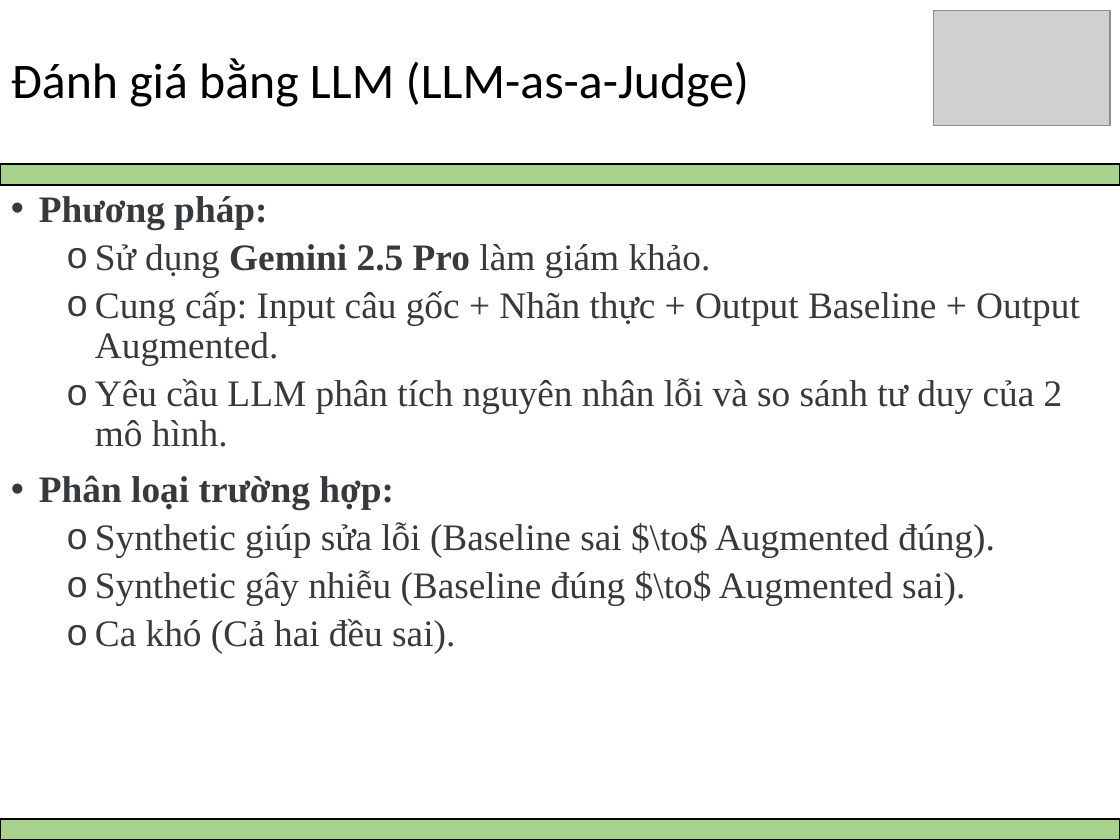
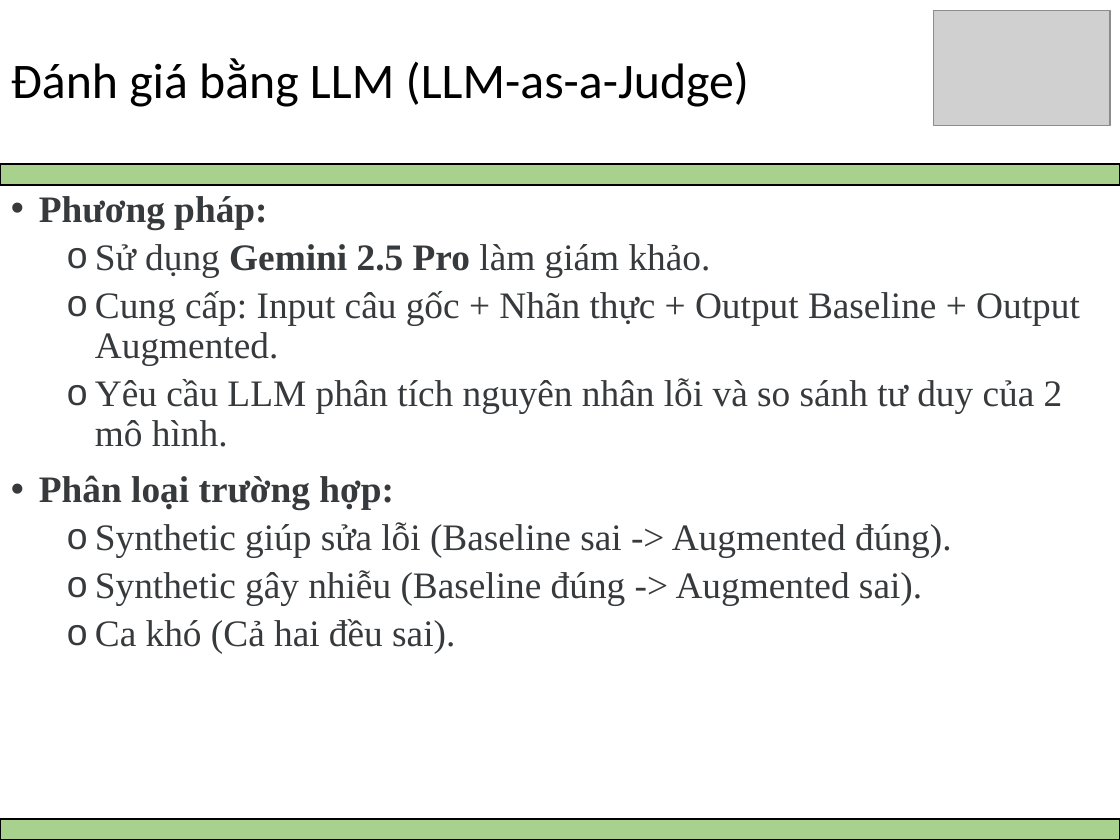
Before and after one commit to Minatozaki2912/NLP_Final, a slide deck: slide 42 of 52200157_52200158_52200159.pptx. Drawn at 1120x840 pixels with LibreOffice and Linux fonts; fonts in the diff are those of the drawing; grey boxes stand for pictures. Boxes give left, top, right and bottom in pixels: in the first picture for what was removed or moved away, otherwise in the second. Text is boxed around its words. In the diff, an @@ line names an element or a change of style, - is before the commit and + after.

```diff
--- a/52200157_52200158_52200159.pptx
+++ b/52200157_52200158_52200159.pptx
@@ text at (95,522,951,606): text changed @@
-  o Synthetic giúp sửa lỗi (Baseline sai $\to$ Augmented đúng).
-  o Synthetic gây nhiễu (Baseline đúng $\to$ Augmented sai).
+  o Synthetic giúp sửa lỗi (Baseline sai -> Augmented đúng).
+  o Synthetic gây nhiễu (Baseline đúng -> Augmented sai).
```
Also in this commit, not shown: 1 other slide changed.
